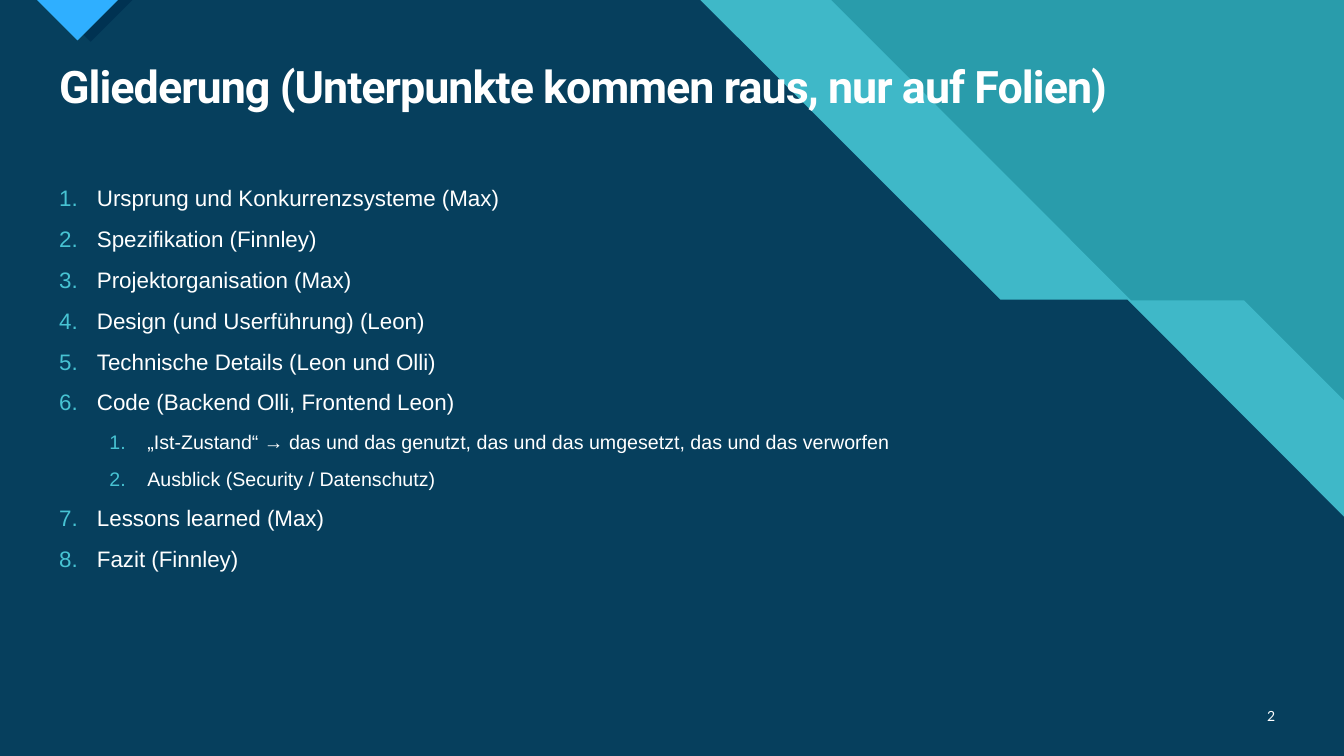
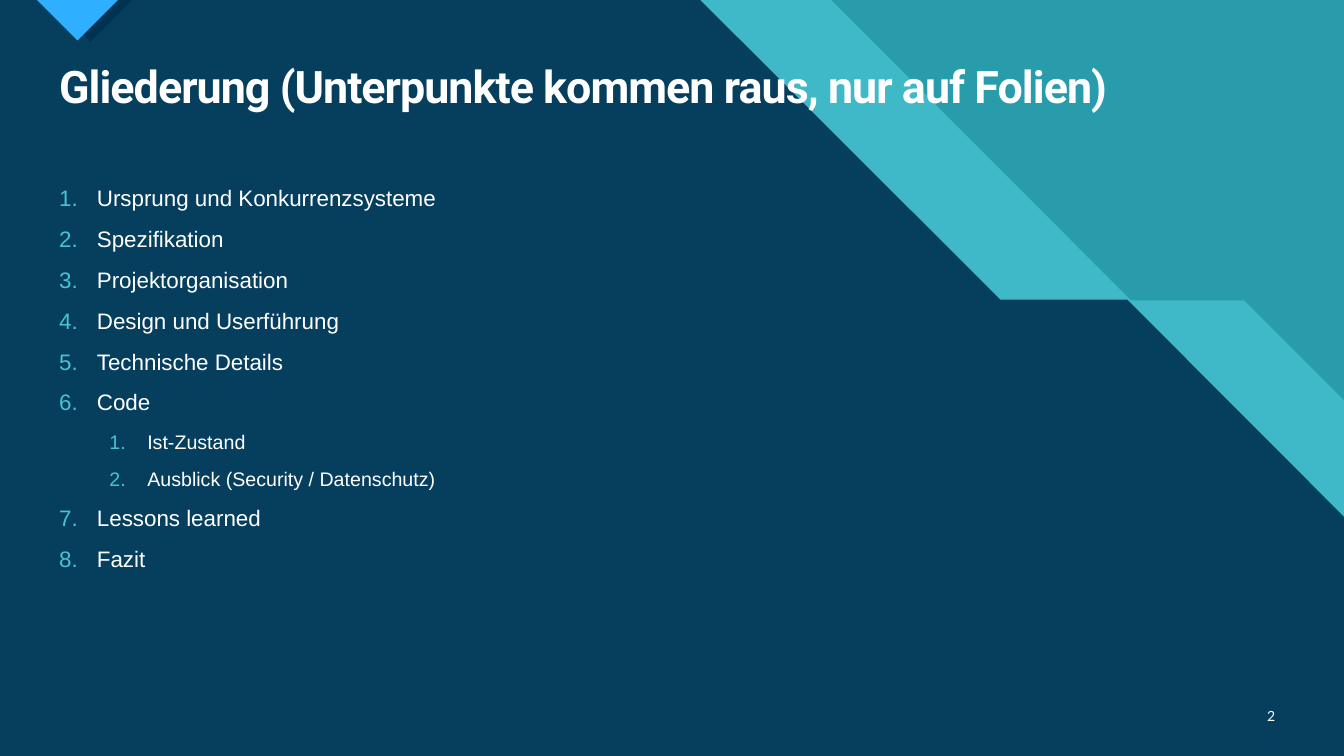
Before and after one commit to TietoLP/IU-Kochbuch, a slide deck: slide 2 of Fallstudie_Kochbuch.pptx. Drawn at 1344x756 pixels with LibreOffice and Linux fonts; fonts in the diff are those of the drawing. Boxes give left, top, right and bottom in pixels: in the first picture for what was removed or moved away, otherwise in the second. Text is boxed around its words. In the diff, an @@ line names an element or a change of style, - is before the commit and + after.

```diff
--- a/Fallstudie_Kochbuch.pptx
+++ b/Fallstudie_Kochbuch.pptx
@@ text at <box>97,189,435,450</box>: text changed @@
-1. Ursprung und Konkurrenzsysteme (Max)
-2. Spezifikation (Finnley)
-3. Projektorganisation (Max)
-4. Design (und Userführung) (Leon)
-5. Technische Details (Leon und Olli)
-6. Code (Backend Olli, Frontend Leon)
-  1. „Ist-Zustand“ → das und das genutzt, das und das umgesetzt, das und das verworfen
+1. Ursprung und Konkurrenzsysteme
+2. Spezifikation
+3. Projektorganisation
+4. Design und Userführung
+5. Technische Details
+6. Code
+  1. Ist-Zustand
@@ text at <box>97,509,261,568</box>: text changed @@
-7. Lessons learned (Max)
-8. Fazit (Finnley)
+7. Lessons learned
+8. Fazit
```
Also in this commit, not shown: 4 other slides changed, 1 slide added.
